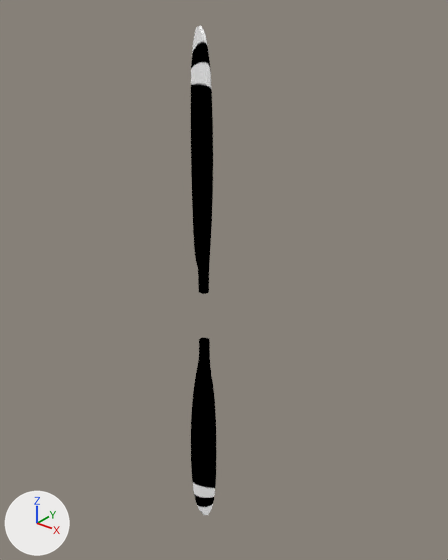
A saved change to the Blender file Models/disc.blend.
Before and after are seen from a 50 mm camera at (1.273, -4.793, 1.088) aimed at (0.022, -3.229, 0.118). Every picture has the same lights, and +X, +Y and +Z are marked at lower left. Both versions are drawn at frame 5 of the action 'prop bladeAction'; the numbers are the values there.

The scene before the commit, as lines of its bpy script (objects in view):
```python
mat_prop_disc = bpy.data.materials.new('prop disc')
mat_prop_disc.use_nodes = True; mat_prop_disc.node_tree.nodes.clear()
_N = mat_prop_disc.node_tree.nodes; _L = mat_prop_disc.node_tree.links
n0 = _N.new('ShaderNodeOutputMaterial'); n0.name = 'Material Output'
n1 = _N.new('ShaderNodeBsdfDiffuse'); n1.name = 'Diffuse BSDF'
n2 = _N.new('ShaderNodeTexImage'); n2.name = 'Image Texture'
n2.image = img_prop_png
n3 = _N.new('ShaderNodeTexCoord'); n3.name = 'Texture Coordinate'
_L.new(n1.outputs[0], n0.inputs[0])  # 'BSDF' to 'Surface'
_L.new(n2.outputs[0], n1.inputs[0])  # 'Color' to 'Color'
_L.new(n3.outputs[2], n2.inputs[0])  # 'UV' to 'Vector'
me_prop_blade = bpy.data.meshes.new('prop blade')
me_prop_blade.from_pydata(...)  # 40 vertices, 34 faces; spans x -0.08..0.08, y -0.03..0.03, z -0.99..0.99
me_prop_blade.polygons.foreach_set('use_smooth', [True] * 34)
me_prop_blade.materials.append(None)
ob_prop_blade = bpy.data.objects.new('prop blade', me_prop_blade)
ob_prop_blade.location = (0.0, -3.32, 0.0)
ob_prop_blade.rotation_euler = (0.0, 12.57, 0.0)  # degrees (0, 0, 0)
ob_prop_blade.material_slots[0].link = 'OBJECT'; ob_prop_blade.material_slots[0].material = mat_prop_disc
_m = ob_prop_blade.modifiers.new('Subsurf', 'SUBSURF')
_m.levels = 3
_m = ob_prop_blade.modifiers.new('EdgeSplit', 'EDGE_SPLIT')
_m.use_edge_angle = False
```
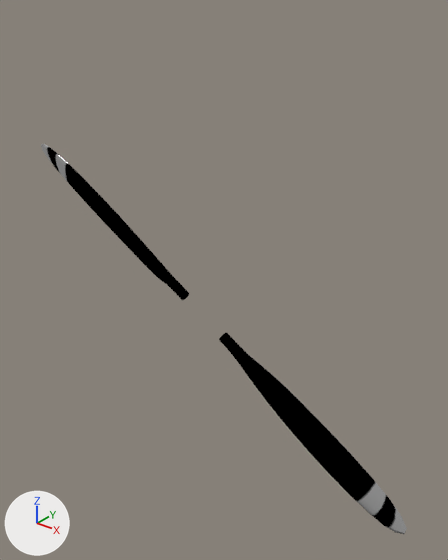
Changed parts and their boxes [x1, y1, x2, y2] in the pictures (448 x 560 px):
```json
{"object": "prop blade", "change": "recoloured, turned", "before": [191, 25, 216, 515], "after": [41, 144, 407, 534]}
```

Edits to the scene script, one JSON object a line:
```json
{"op": "remove", "block": "mat_prop_disc", "code": "n1 = _N.new('ShaderNodeBsdfDiffuse'); n1.name = 'Diffuse BSDF'"}
{"op": "add", "block": "mat_prop_disc", "code": "n3 = _N.new('ShaderNodeTexCoord'); n3.name = 'Texture Coordinate'"}
{"op": "add", "block": "mat_prop_disc", "code": "n4 = _N.new('ShaderNodeBsdfAnisotropic'); n4.name = 'Glossy BSDF'"}
{"op": "add", "block": "mat_prop_disc", "code": "n4.distribution = 'BECKMANN'"}
{"op": "add", "block": "mat_prop_disc", "code": "n4.inputs[1].default_value = 0.316  # 'Roughness'"}
{"block": "mat_prop_disc", "where": "n0 = _N.new('ShaderNodeOutputMaterial'); n0.name = 'Material Output'"}
{"block": "mat_prop_disc", "where": "n2 = _N.new('ShaderNodeTexImage'); n2.name = 'Image Texture'"}
{"op": "remove", "block": "mat_prop_disc", "code": "n3 = _N.new('ShaderNodeTexCoord'); n3.name = 'Texture Coordinate'"}
{"op": "remove", "block": "mat_prop_disc", "code": "_L.new(n1.outputs[0], n0.inputs[0])  # 'BSDF' to 'Surface'"}
{"op": "remove", "block": "mat_prop_disc", "code": "_L.new(n2.outputs[0], n1.inputs[0])  # 'Color' to 'Color'"}
{"op": "add", "block": "mat_prop_disc", "code": "_L.new(n2.outputs[0], n4.inputs[0])  # 'Color' to 'Color'"}
{"op": "add", "block": "mat_prop_disc", "code": "_L.new(n4.outputs[0], n0.inputs[0])  # 'BSDF' to 'Surface'"}
{"op": "set", "path": "ob_prop_blade.rotation_euler", "old": "(0.0, 12.57, 0.0)", "new": "(0.0, 52.36, 0.0)", "note": "degrees (0, 0, 0) -> degrees (0, 120, 0)"}
```
